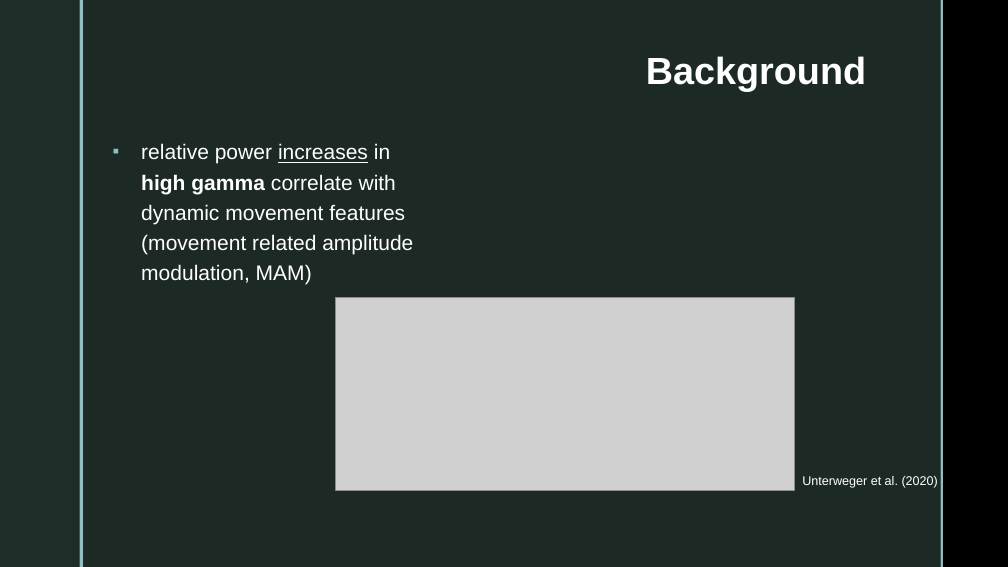
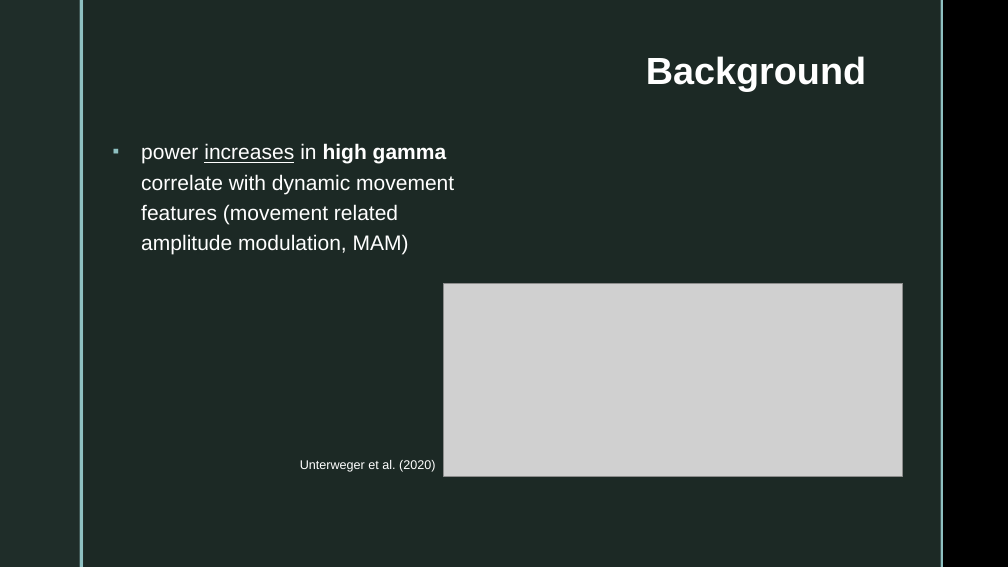
Before and after one commit to jessb0t/motorImagery, a slide deck: slide 3 of presentation.pptx. Drawn at 1008x567 pixels with LibreOffice and Linux fonts; fonts in the diff are those of the drawing; grey boxes stand for pictures; background and template pictures are left out. Boxes give left, top, right and bottom in pixels: in the first picture for what was removed or moved away, otherwise in the second. Text is boxed around its words. In the diff, an @@ line names an element or a change of style, - is before the commit and + after.

```diff
--- a/presentation.pptx
+++ b/presentation.pptx
@@ text at [141,143,454,255]: text changed @@
-▪ relative power increases in high gamma correlate with dynamic movement features (movement related amplitude modulation, MAM)
+▪ power increases in high gamma correlate with dynamic movement features (movement related amplitude modulation, MAM)
@@ picture: place and size @@
-picture at [335,298,795,491]
+picture at [443,284,903,476]
@@ text "Unterweger et al. (2020)": place and size @@
-text "Unterweger et al. (2020)" at [802,476,938,488]
+text "Unterweger et al. (2020)" at [300,460,435,472]
```
Also in this commit, not shown: 5 other slides changed, 5 slides added, 1 slide removed, 3 other files.
